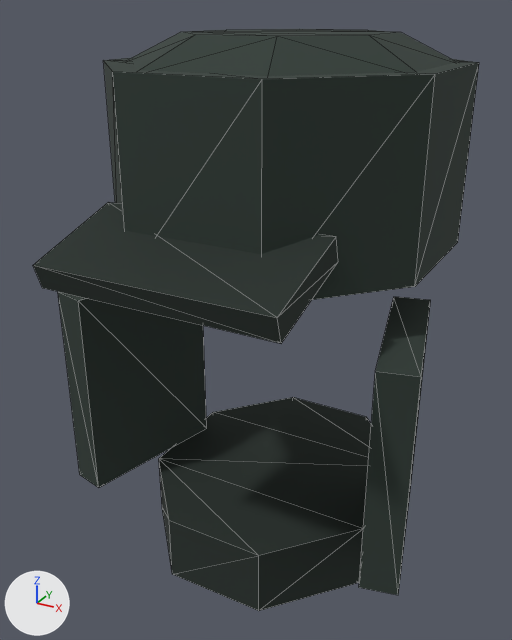
Renders of the glTF model src/main/resources/watch/models/cosmetics/wayfarer/oilskin_hood.glb from each side of a commit.
Rendered twice from a 50 mm lens placed at (0.348, -0.687, 1.847), pointed at (-0.013, -0.03, 1.519). Every picture has the same lights, and +X, +Y and +Z are marked at lower left. The first picture is the older version. Mesh edges are drawn as thin lines. Vertices at exactly the same position are counted once.

Script lines for the objects in view, before the commit:
```python
me_oilskin_hood_head_001 = bpy.data.meshes.new('oilskin_hood_head.001')
me_oilskin_hood_head_001.from_pydata(...)  # 80 vertices, 132 faces; spans x -0.21..0.21, y -0.248..0.206, z 1.223..1.825
# faces by material slot: [80, 40, 12]
me_oilskin_hood_head_001.materials.append(mat_oilskin_hood_main)  # dark grey #2e3a34
me_oilskin_hood_head_001.materials.append(mat_oilskin_hood_main_dark)  # black #242e29
me_oilskin_hood_head_001.materials.append(mat_oilskin_hood_trim)  # greyish green #40514b
ob_oilskin_hood_head_001 = bpy.data.objects.new('oilskin_hood_head.001', me_oilskin_hood_head_001)
ob_oilskin_hood_head_001.location = (0.0, 0.0, 0.0)
```
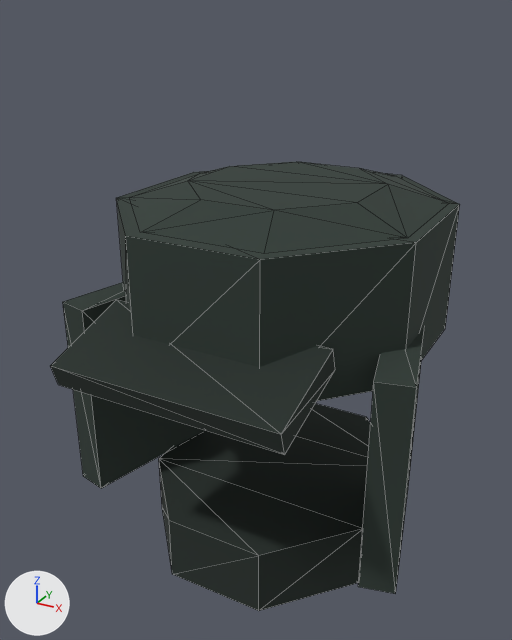
What differs and where, as boxes (x1, y1, x2, y2) in the pictures (512 x 640 px; the box of a moved part takes in the faces that stretch with it):
'oilskin_hood_head.001', reshaped (8% narrower, 23% shorter)
    before: (33, 29, 479, 611)
    after: (50, 162, 460, 611)
part 1 of me_oilskin_hood_head_001, moved or reshaped
    before: (104, 58, 479, 300)
    after: (116, 171, 460, 401)
part 2 of me_oilskin_hood_head_001, moved or reshaped
    before: (127, 29, 456, 76)
    after: (129, 162, 449, 254)
part 3 of me_oilskin_hood_head_001, moved or reshaped
    before: (359, 297, 430, 595)
    after: (358, 327, 425, 594)
part 4 of me_oilskin_hood_head_001, moved or reshaped
    before: (58, 292, 207, 488)
    after: (63, 282, 204, 488)
part 5 of me_oilskin_hood_head_001, moved or reshaped
    before: (33, 202, 338, 344)
    after: (50, 300, 335, 455)

Diff of the bpy script that builds the scene:
```diff
--- a/src/main/resources/watch/models/cosmetics/wayfarer/oilskin_hood.glb.py
+++ b/src/main/resources/watch/models/cosmetics/wayfarer/oilskin_hood.glb.py
@@ me_oilskin_hood_head_001 @@
 # used by ob_oilskin_hood_head_001; location = (0.0, 0.0, 0.0)
-me_oilskin_hood_head_001.from_pydata(...)  # 80 vertices, 132 faces; spans x -0.21..0.21, y -0.248..0.206, z 1.223..1.825
+me_oilskin_hood_head_001.from_pydata(...)  # 80 vertices, 132 faces; spans x -0.207..0.207, y -0.241..0.206, z 1.223..1.67
+# me_oilskin_hood_head_001 part 1: the loose piece of 16 vertices spanning x -0.177..0.177, y -0.178..0.206, z 1.607..1.797 is scaled about its middle by (0.984, 1, 0.789), then moved by (0.0, 0.0, -0.127)
+# me_oilskin_hood_head_001 part 2: the loose piece of 16 vertices spanning x -0.166..0.166, y -0.162..0.198, z 1.792..1.825 is scaled about its middle by (0.984, 1, 0.606), then moved by (0.0, 0.0, -0.149)
+# me_oilskin_hood_head_001 part 3: the loose piece of 8 vertices spanning x 0.128..0.21, y -0.147..0.043, z 1.303..1.553 is scaled about its middle by (0.963, 0.973, 0.96), then moved by (-0.002, 0.0, -0.007)
+# me_oilskin_hood_head_001 part 4: the loose piece of 8 vertices spanning x -0.21..-0.128, y -0.147..0.043, z 1.303..1.553 is scaled about its middle by (0.963, 0.973, 0.96), then moved by (0.002, 0.0, -0.007)
+# me_oilskin_hood_head_001 part 5: the loose piece of 8 vertices spanning x -0.125..0.125, y -0.248..-0.13, z 1.609..1.667 is scaled about its middle by (1.01, 0.957, 0.972), then moved by (0.0, 0.004, -0.107)
 me_oilskin_hood_head_001.materials.append(mat_oilskin_hood_main)
```
